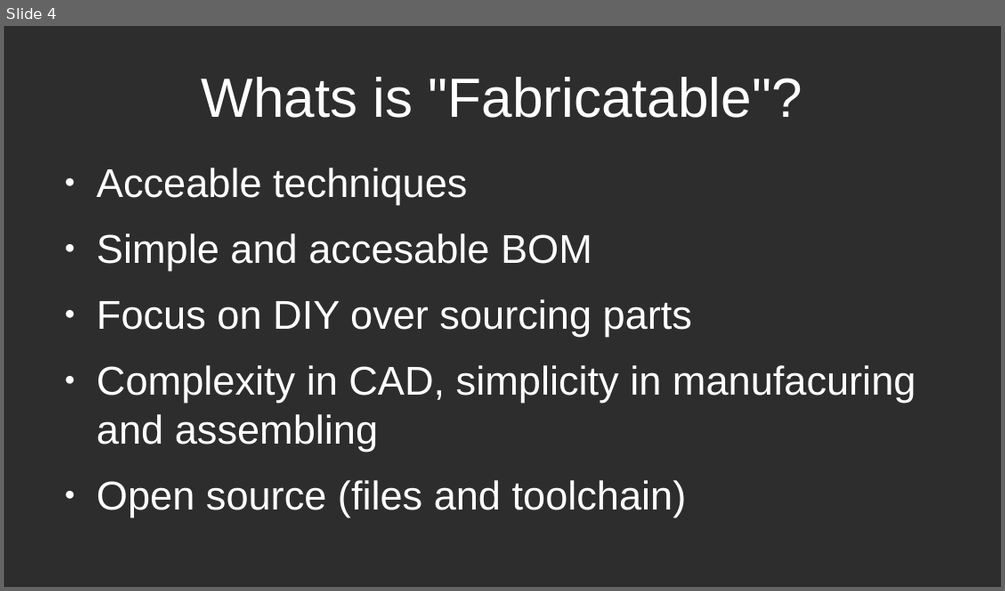
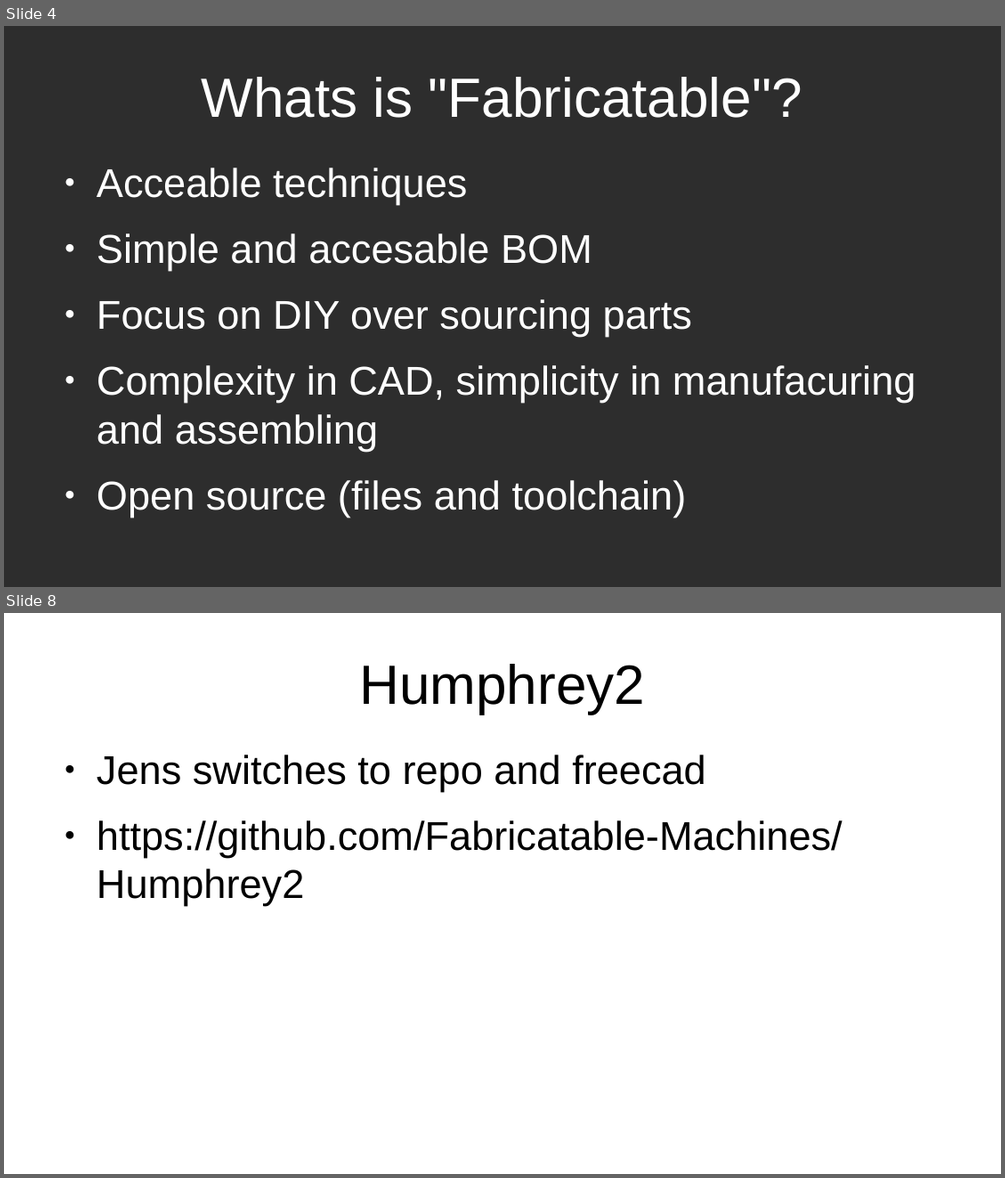
Before and after one commit to Fabricatable-Machines/Media, a slide deck: presenations/fab-academy-machine-recitation-2022-jens-dyvik.odp. Shown one above the other, each under a label of ours: slide 4 before the commit, slides 4 and 8 after it; the slides between them are not shown. The pictures are 1005x591 and 1005x1178 pixels, drawn with LibreOffice and Linux fonts; fonts in the diff are those of the drawing. Boxes give left, top, right and bottom in pixels: in the first picture for what was removed or moved away, otherwise in the second. Text is boxed around its words. In the diff, an @@ line names an element or a change of style, - is before the commit and + after.

```diff
--- a/presenations/fab-academy-machine-recitation-2022-jens-dyvik.odp
+++ b/presenations/fab-academy-machine-recitation-2022-jens-dyvik.odp
@@ slide 8 added at (4, 613, 1001, 1174), background #FFFFFF @@
@@ title added at (359, 664, 645, 714), 44 pt, text #000000 @@
+Humphrey2
@@ text added at (97, 755, 842, 906), 32 pt, text #000000 @@
+● Jens switches to repo and freecad
+● https://github.com/Fabricatable-Machines/Humphrey2
```
Also in this commit, not shown: 5 other slides added, 1 slide removed, 2 other files.
